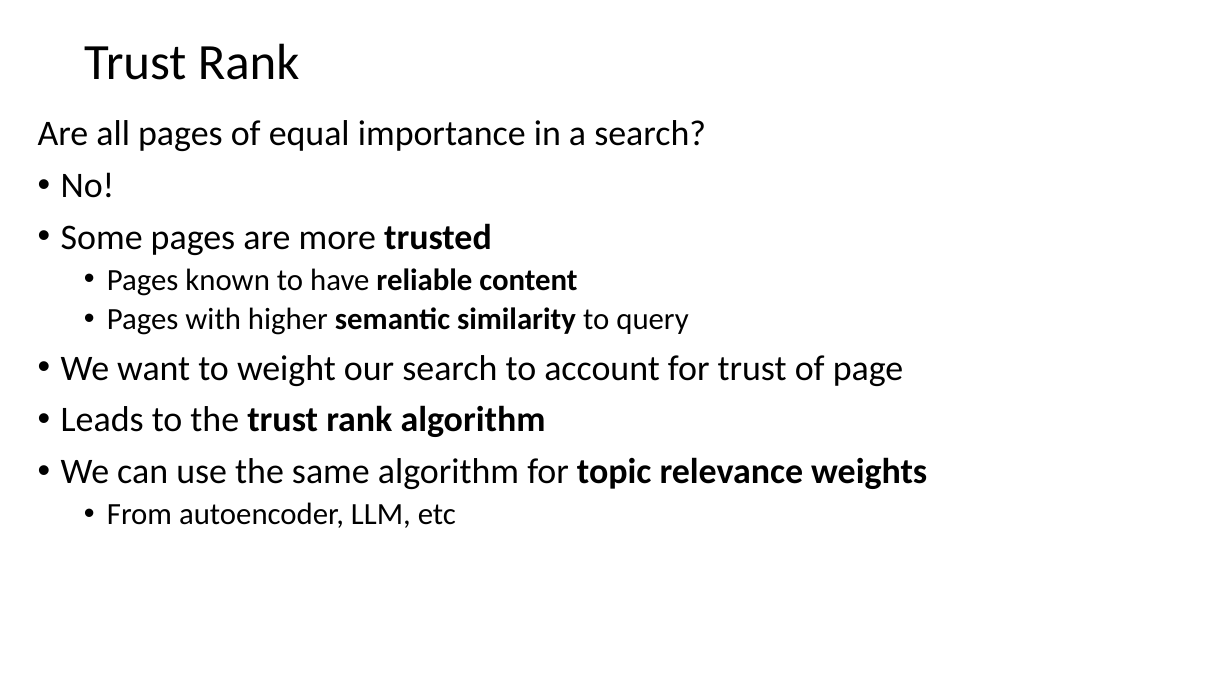
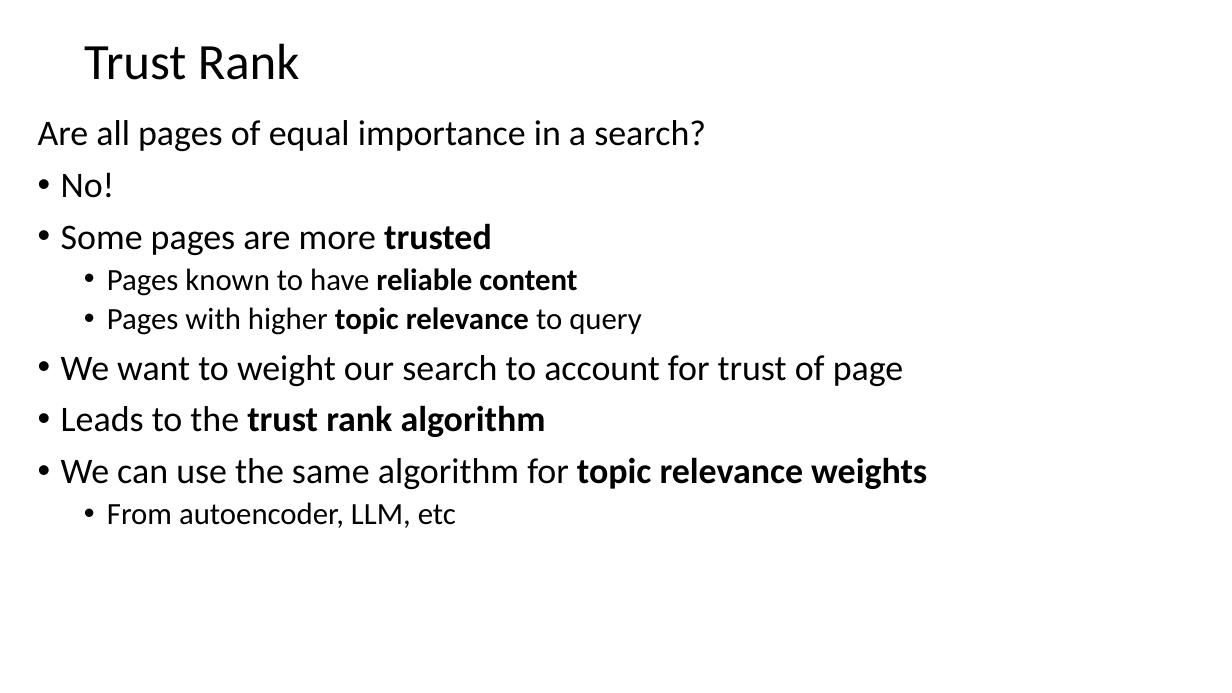
Before and after one commit to tenevian/Harvard-SSP-Data-Mining, a slide deck: slide 62 of slides/6_WebSearching.pptx. Drawn at 1232x693 pixels with LibreOffice and Linux fonts; fonts in the diff are those of the drawing. Boxes give left, top, right and bottom in pixels: in the first picture for what was removed or moved away, otherwise in the second. Text is boxed around its words. In the diff, an @@ line names an element or a change of style, - is before the commit and + after.

Commit message:
Corrected typo in slides

```diff
--- a/slides/6_WebSearching.pptx
+++ b/slides/6_WebSearching.pptx
@@ text at [107,307,641,335]: text changed @@
-  • Pages with higher semantic similarity to query
+  • Pages with higher topic relevance to query
```
Also in this commit, not shown: 2 other slides changed.
